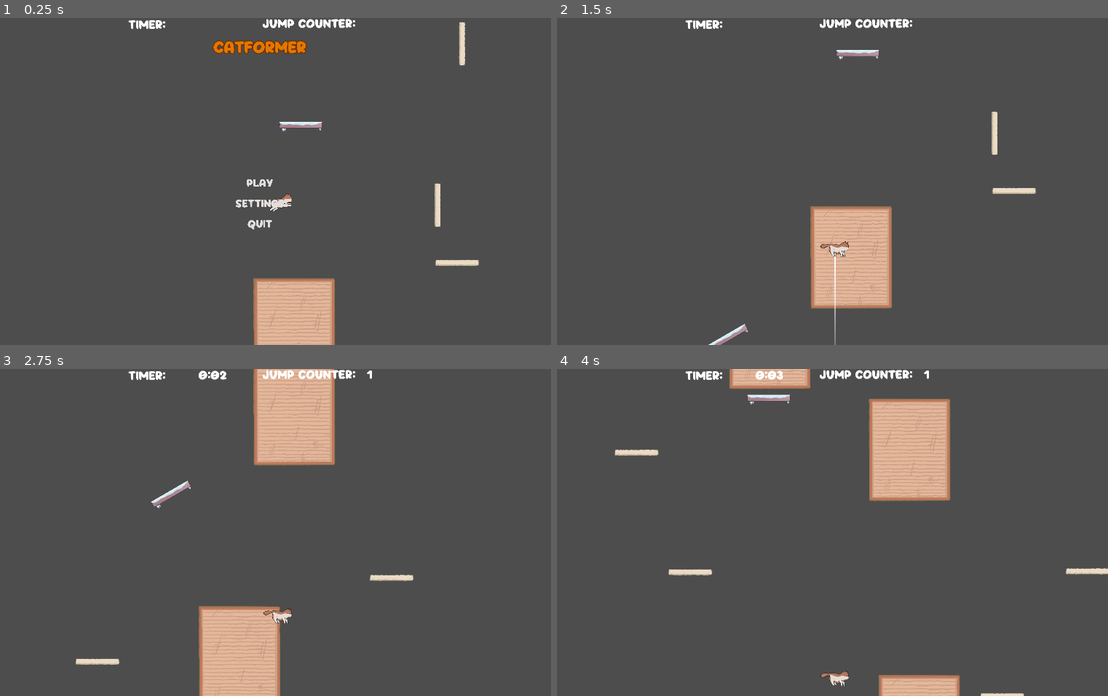
Above: before the commit, frames 1-4 (two rows, left to right).
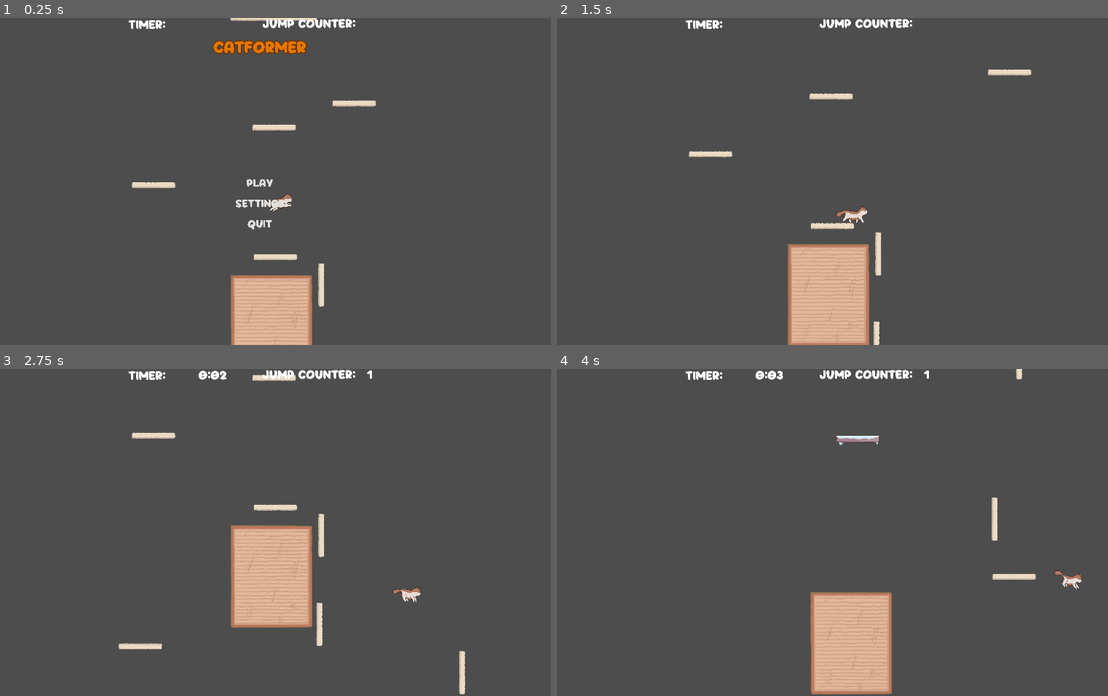
Above: after the commit, the same moments.

Repository: speedacm/Game-Dev-Catformer
Game: Godot game, scene res://Scenes/main.tscn
Two runs of this game, one before a commit and one after it. Both use one fixed random seed, a clock stepped at 60 frames per second and the inputs below.
Inputs (mouse positions are in pixels of both pictures, inside the frame that each line leads up to):
- Up to frame 1 (0.25 s): no input
- Up to frame 2 (1.5 s): click "Play" at 0.5 s; move the mouse to (942, 165) at 1.27 s; hold D (right) from 1.28 s (still down); tap C (c) at 1.35 s; click (942, 165) at 1.42 s
- Up to frame 3 (2.75 s): release D (right) at 2 s; drag from (143, 548) to (292, 558) at 2.02 s
- Up to frame 4 (4 s): move the mouse to (876, 460) at 2.77 s; hold A (left) 2.78-3.5 s; tap C (c) at 2.85 s; drag from (788, 597) to (639, 483) at 3.52 s

The runs differ from the first frame. In frame 1, 3.4% of the frame differs, in the area x 23-87%, y 0-100%; in frame 2, 6.6%; in frame 3, 13%, in the area x 13-85%, y 0-100%; in frame 4, 12%.

Commit message:
Level design (#37)
* beggining testing

* Removed old dragline

* change var names and other changes

* Locked X position of camera, added position smoothing

* Squashed commit of the following:

commit 3b82d613efa6a607911daf2a8b4f24061b798514
Author: Jtlafollette2 <112487417+Jtlafollette2@users.noreply.github.com>
Date:   Wed Nov 1 19:30:47 2023 -0400

    Added the ability to cancel a jump (#23)

    By pressing "c," you can cancel the jump.  It is controlled by the "jump_attempt" variable in dragline, which is true when a jump is being attempted and false otherwise.

commit 3223b892bbd854d5303c8645dfb6eb6976146164
Author: Devin Ward <69913344+wDvy@users.noreply.github.com>
Date:   Wed Nov 1 19:04:41 2023 -0400

    mergeplats (#22)

commit bf45577485337d8db397257b8a9c4d274843a886
Author: Devin Ward <69913344+wDvy@users.noreply.github.com>
Date:   Wed Nov 1 18:45:03 2023 -0400

    Drop point (#21)

    Co-authored-by: Austyn-Reichback <alreic03@louisville.edu>

commit 55c2da91a8cb5bc2d5b9932a060812b2d7c77959
Author: Devin Ward <69913344+wDvy@users.noreply.github.com>
Date:   Wed Nov 1 18:25:58 2023 -0400

    Hb animations (#19)

    * Added animation frames

    Change to spritesheet later

    * fix

    * Cat Animations

    ---------

    Co-authored-by: BigHBen <hdbenson17@gmail.com>

commit e846c713956038ed5f289f387c6f3ba466a1d101
Author: Bluedog77 <46378662+Bluedog77@users.noreply.github.com>
Date:   Wed Nov 1 18:06:32 2023 -0400

    Dgc camera (#18)

    * beggining testing

    * Removed old dragline

    * change var names and other changes

    * Locked X position of camera, added position smoothing

* added dragline

* level 3

---------

Co-authored-by: Bluedog77 <dgcooley04@gmail.com>

Diff:
--- a/Scenes/Cat.tscn
+++ b/Scenes/Cat.tscn
@@ -16,7 +16,9 @@
 vel_multiplier = 2.0
 
 [node name="player" parent="." instance=ExtResource("3_ve8hx")]
+position = Vector2(0, -18500)
 
 [node name="Trajectory" parent="." instance=ExtResource("4_0du1n")]
+points = PackedVector2Array(-31, -16033)
 gradient = SubResource("Gradient_x38h8")
 texture_mode = 2
--- a/Scenes/kineplayer.tscn
+++ b/Scenes/kineplayer.tscn
@@ -1,8 +1,10 @@
 [gd_scene load_steps=14 format=3 uid="uid://bdhgxihnvqm3e"]
 
 [ext_resource type="Script" path="res://Scripts/kineplayer.gd" id="1_n43a3"]
+
 [ext_resource type="Texture2D" uid="uid://cyy3x7od0vav2" path="res://Cat Animations/GameDevCatformer(SpriteSheet2).png" id="2_8e8k0"]
 [ext_resource type="Texture2D" uid="uid://mi21lreu1nji" path="res://Asset_Pack/statics/Screenshot 2023-10-04 at 6.39.47 PM.png" id="3_1eeqk"]
+
 [ext_resource type="Script" path="res://Scenes/Camera2D.gd" id="3_xp0tx"]
 [ext_resource type="Script" path="res://Scenes/UILine.gd" id="4_88xvk"]
 
@@ -119,7 +121,7 @@
 
 [node name="Player" type="CharacterBody2D"]
 z_index = 2
-position = Vector2(0, -16000)
+position = Vector2(0, -10000)
 script = ExtResource("1_n43a3")
 
 [node name="Sprite2D" type="Sprite2D" parent="."]
--- a/Scenes/level_2.tscn
+++ b/Scenes/level_2.tscn
@@ -79,16 +79,22 @@
 position = Vector2(143, -7820)
 
 [node name="platform12" parent="." instance=ExtResource("1_2uu0x")]
-position = Vector2(-1656, -9243)
+position = Vector2(-921, -8530)
 rotation = -3.14159
 
 [node name="Scratch Pad6" parent="." instance=ExtResource("3_e1lhf")]
-position = Vector2(-784, -9704)
+position = Vector2(-49, -8991)
 
 [node name="platform13" parent="." instance=ExtResource("1_2uu0x")]
-position = Vector2(-461, -9972)
+position = Vector2(274, -9259)
 rotation = 1.5708
 
 [node name="platform14" parent="." instance=ExtResource("1_2uu0x")]
-position = Vector2(-473, -9384)
+position = Vector2(262, -8671)
 rotation = 1.5708
+
+[node name="platform15" parent="." instance=ExtResource("1_2uu0x")]
+position = Vector2(-25, -9445)
+
+[node name="platform16" parent="." instance=ExtResource("1_2uu0x")]
+position = Vector2(-828, -9920)
--- /dev/null
+++ b/Scenes/level_3.tscn
@@ -0,0 +1,31 @@
+[gd_scene load_steps=3 format=3 uid="uid://cs02sbkdnpr5c"]
+
+[ext_resource type="PackedScene" uid="uid://cxuchcpo4q2cs" path="res://Scenes/platform.tscn" id="1_e4frk"]
+[ext_resource type="PackedScene" uid="uid://cp13perh2nvvy" path="res://Scenes/movingPlatform.tscn" id="2_svbia"]
+
+[node name="level_3" type="Node2D"]
+
+[node name="platform3" parent="." instance=ExtResource("1_e4frk")]
+position = Vector2(0, 166)
+
+[node name="MovingPlatform2" parent="." instance=ExtResource("2_svbia")]
+position = Vector2(414, 7)
+
+[node name="platform" parent="MovingPlatform2" index="0"]
+position = Vector2(1040.2, 0)
+
+[node name="platform2" parent="." instance=ExtResource("1_e4frk")]
+position = Vector2(0, -558)
+scale = Vector2(2, 1)
+
+[node name="MovingPlatform" parent="." instance=ExtResource("2_svbia")]
+position = Vector2(-934, -589)
+
+[node name="platform" parent="MovingPlatform" index="0"]
+position = Vector2(1, 150)
+
+[node name="AnimationPlayer" parent="MovingPlatform/platform" index="2"]
+autoplay = "vert1"
+
+[editable path="MovingPlatform2"]
+[editable path="MovingPlatform"]
--- a/Scenes/main.tscn
+++ b/Scenes/main.tscn
@@ -1,10 +1,11 @@
-[gd_scene load_steps=6 format=3 uid="uid://1n7w55oq1quq"]
+[gd_scene load_steps=7 format=3 uid="uid://1n7w55oq1quq"]
 
 [ext_resource type="PackedScene" uid="uid://boo4b1j3w2q34" path="res://Scenes/Cat.tscn" id="1_6nmq3"]
 [ext_resource type="PackedScene" uid="uid://bv5iafq5y71bk" path="res://Scenes/map.tscn" id="2_faqfv"]
 [ext_resource type="PackedScene" uid="uid://dfqajoqvr05i8" path="res://Scenes/ui/main_menu.tscn" id="3_hpv0y"]
 [ext_resource type="PackedScene" uid="uid://8t3nkhq5682t" path="res://Scenes/ui/ui.tscn" id="4_16v5a"]
 [ext_resource type="PackedScene" uid="uid://oq3ifdx0g0si" path="res://Scenes/level_2.tscn" id="5_woty0"]
+[ext_resource type="PackedScene" uid="uid://cs02sbkdnpr5c" path="res://Scenes/level_3.tscn" id="6_quqe4"]
 
 [node name="Main" type="Node2D"]
 
@@ -20,3 +21,6 @@
 
 [node name="level 2" parent="." instance=ExtResource("5_woty0")]
 position = Vector2(10, -8698)
+
+[node name="level_3" parent="." instance=ExtResource("6_quqe4")]
+position = Vector2(-23, -19165)
--- a/Scenes/movingPlatform.tscn
+++ b/Scenes/movingPlatform.tscn
@@ -19,18 +19,72 @@
 "values": [Vector2(1, 0), Vector2(327, -352), Vector2(1, 0)]
 }
 
+[sub_resource type="Animation" id="Animation_lsfr0"]
+resource_name = "hor1"
+length = 5.0
+loop_mode = 1
+tracks/0/type = "value"
+tracks/0/imported = false
+tracks/0/enabled = true
+tracks/0/path = NodePath(".:position")
+tracks/0/interp = 1
+tracks/0/loop_wrap = true
+tracks/0/keys = {
+"times": PackedFloat32Array(0, 2.5, 5),
+"transitions": PackedFloat32Array(1, 1, 1),
+"update": 0,
+"values": [Vector2(1, 0), Vector2(1300, 0), Vector2(1, 0)]
+}
+
+[sub_resource type="Animation" id="Animation_pxovf"]
+resource_name = "vert1"
+length = 3.0
+loop_mode = 1
+tracks/0/type = "value"
+tracks/0/imported = false
+tracks/0/enabled = true
+tracks/0/path = NodePath(".:position")
+tracks/0/interp = 1
+tracks/0/loop_wrap = true
+tracks/0/keys = {
+"times": PackedFloat32Array(0, 1.5, 3),
+"transitions": PackedFloat32Array(1, 1, 1),
+"update": 0,
+"values": [Vector2(1, 0), Vector2(1, -750), Vector2(1, 0)]
+}
+
+[sub_resource type="Animation" id="Animation_ogxux"]
+resource_name = "hor2"
+length = 2.0
+loop_mode = 1
+tracks/0/type = "value"
+tracks/0/imported = false
+tracks/0/enabled = true
+tracks/0/path = NodePath(".:position")
+tracks/0/interp = 1
+tracks/0/loop_wrap = true
+tracks/0/keys = {
+"times": PackedFloat32Array(0, 1, 2),
+"transitions": PackedFloat32Array(1, 1, 1),
+"update": 0,
+"values": [Vector2(1, 0), Vector2(1, 300), Vector2(1, 0)]
+}
+
 [sub_resource type="AnimationLibrary" id="AnimationLibrary_r4ejq"]
 _data = {
-"movementLoop": SubResource("Animation_dg2ue")
+"hor1": SubResource("Animation_lsfr0"),
+"hor2": SubResource("Animation_ogxux"),
+"movementLoop": SubResource("Animation_dg2ue"),
+"vert1": SubResource("Animation_pxovf")
 }
 
 [node name="MovingPlatform" type="Node2D"]
 
 [node name="platform" parent="." instance=ExtResource("1_i30jq")]
-position = Vector2(327, -352)
+position = Vector2(1, -200)
 
 [node name="AnimationPlayer" type="AnimationPlayer" parent="platform"]
-autoplay = "movementLoop"
+autoplay = "hor1"
 libraries = {
 "": SubResource("AnimationLibrary_r4ejq")
 }
--- a/Scenes/platform.tscn
+++ b/Scenes/platform.tscn
@@ -1,6 +1,7 @@
 [gd_scene load_steps=4 format=3 uid="uid://cxuchcpo4q2cs"]
 
 [ext_resource type="Script" path="res://Scripts/platform.gd" id="1_xrlwo"]
+
 [ext_resource type="Texture2D" uid="uid://bvmcfnt4w765c" path="res://Asset_Pack/statics/Game-Dev-Catformer Platform.png" id="2_0entx"]
 
 [sub_resource type="RectangleShape2D" id="RectangleShape2D_hil6x"]
--- a/Scenes/ui/themes/theme_one.tres
+++ b/Scenes/ui/themes/theme_one.tres
@@ -1,4 +1,5 @@
 [gd_resource type="Theme" load_steps=5 format=3 uid="uid://dvfut26fprh7d"]
+
 
 [ext_resource type="FontFile" uid="uid://b4sdp8k5ch813" path="res://Scenes/ui/Puffy-gxW55.otf" id="1_p6rdn"]
 
Not shown: 1 places in Scenes/map.tscn that only renumber resources
Not shown: 1 places in Scenes/movingPlatform.tscn that only renumber resources
